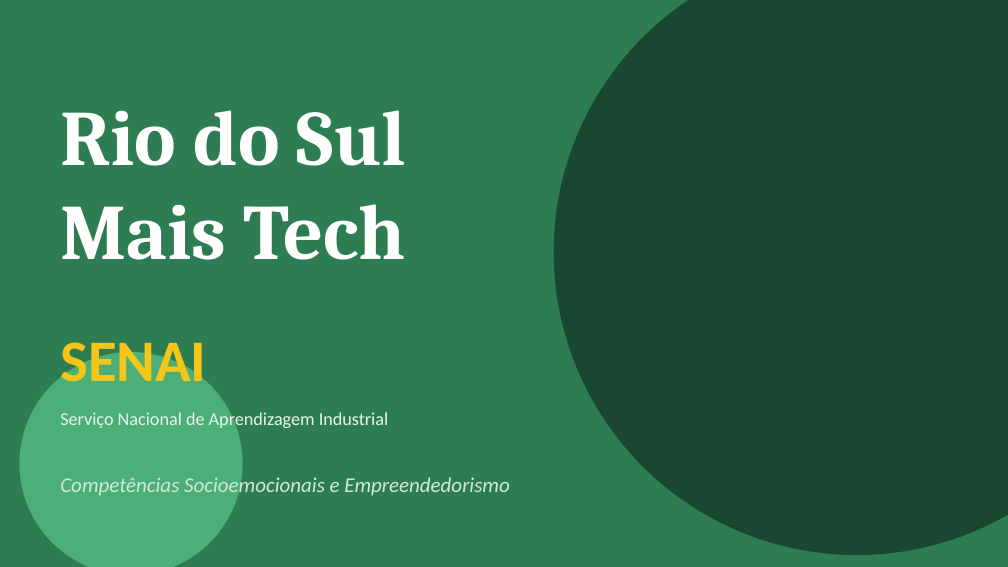
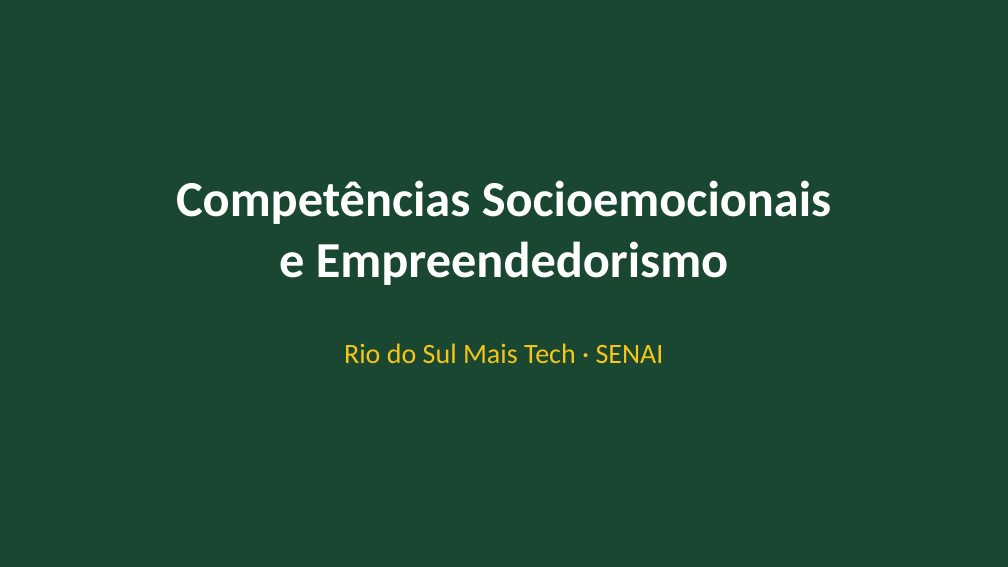
Before and after one commit to Gelvazio/professor-senai, a slide deck: slide 1 of sistema/FICHA-PRODUTO-MAIS-TECH/CompetenciasSocioemocionaisEmpreendedorismo/Slides_Competencias_Socioemocionais_Empreendedorismo.pptx (slide 2 before the commit). Drawn at 1008x567 pixels with LibreOffice and Linux fonts; fonts in the diff are those of the drawing. Boxes give left, top, right and bottom in pixels: in the first picture for what was removed or moved away, otherwise in the second. Text is boxed around its words. In the diff, an @@ line names an element or a change of style, - is before the commit and + after.

Commit message:
feat(uc1): expandir slides com conteudo completo da UC Competencias Socioemocionais

```diff
--- a/sistema/FICHA-PRODUTO-MAIS-TECH/CompetenciasSocioemocionaisEmpreendedorismo/Slides_Competencias_Socioemocionais_Empreendedorismo.pptx
+++ b/sistema/FICHA-PRODUTO-MAIS-TECH/CompetenciasSocioemocionaisEmpreendedorismo/Slides_Competencias_Socioemocionais_Empreendedorismo.pptx
@@ background #2E7D52 to #FFFFFF @@
@@ rectangle added at (0, 0, 1008, 566), fill #1A4731 @@
@@ ellipse removed at (554, 0, 1008, 554) @@
@@ text at (176, 180, 831, 285): text changed; size 15 to 36 pt; text colour #D0E8DA to #FFFFFF; bold on; italic off @@
-Competências Socioemocionais e Empreendedorismo
+Competências Socioemocionais
+e Empreendedorismo
@@ ellipse removed at (20, 353, 242, 567) @@
@@ text removed at (60, 332, 206, 382) @@
-SENAI
@@ text at (344, 343, 664, 363): text changed; size 56 to 20 pt; font Cambria to Calibri; text colour #FFFFFF to #F5C518; bold off @@
-Rio do Sul
-Mais Tech
+Rio do Sul Mais Tech · SENAI
@@ text removed at (60, 410, 389, 430) @@
-Serviço Nacional de Aprendizagem Industrial
```
Also in this commit, not shown: 1 other slide changed, 28 slides added, 13 slides removed, 2 other files.
